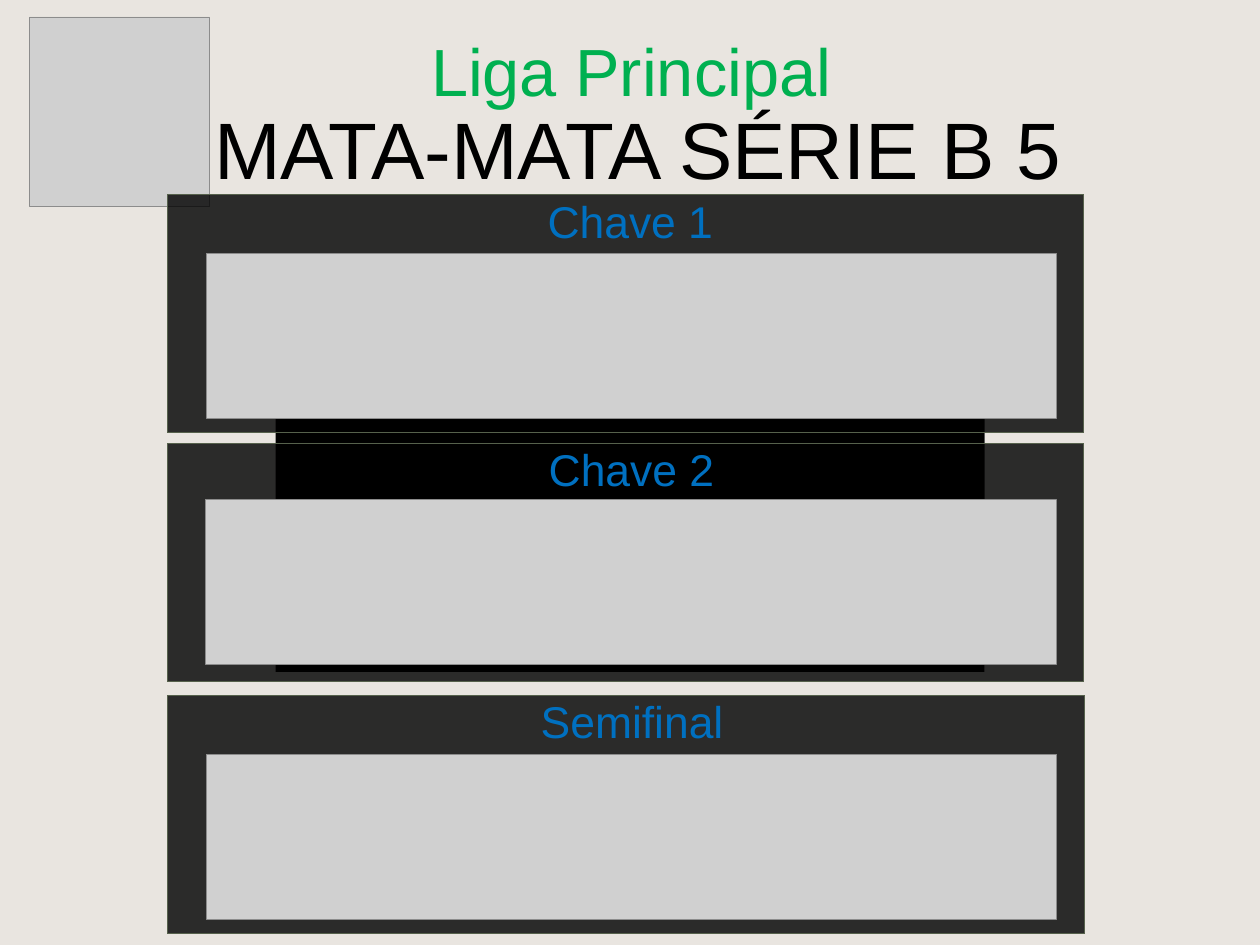
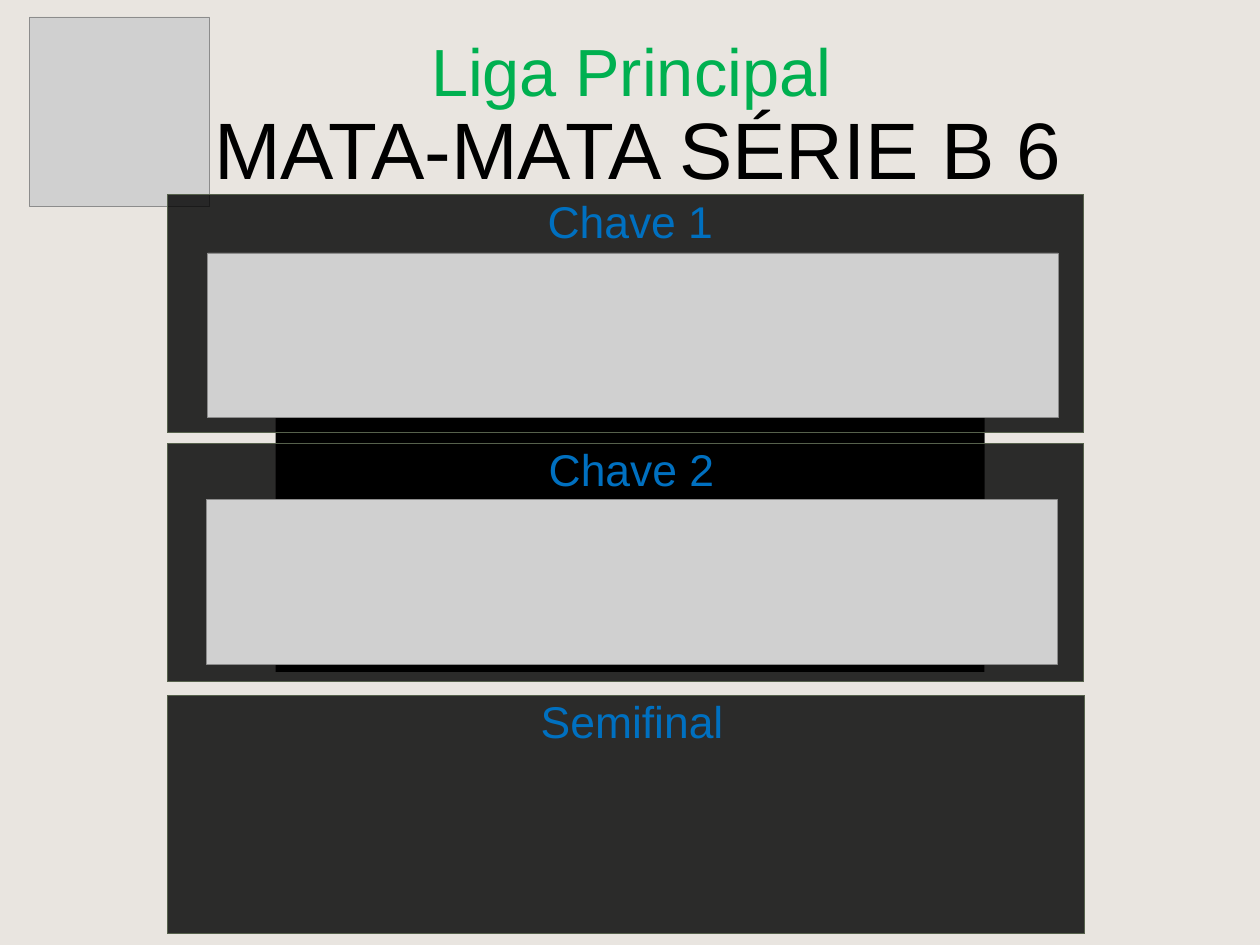
Before and after one commit to cknakayama/automacao_ligaroletarussa2021, a slide deck: slide 11 of MataMataPlanilha.pptx. Drawn at 1260x945 pixels with LibreOffice and Linux fonts; fonts in the diff are those of the drawing; grey boxes stand for pictures; background and template pictures are left out. Boxes give left, top, right and bottom in pixels: in the first picture for what was removed or moved away, otherwise in the second. Text is boxed around its words. In the diff, an @@ line names an element or a change of style, - is before the commit and + after.

```diff
--- a/MataMataPlanilha.pptx
+++ b/MataMataPlanilha.pptx
@@ text at bbox=[214, 115, 1061, 180]: text changed @@
-MATA-MATA SÉRIE B 5
+MATA-MATA SÉRIE B 6
@@ picture removed at bbox=[206, 754, 1057, 919] @@
```
Also in this commit, not shown: 1 other slide changed, 3 other files.
